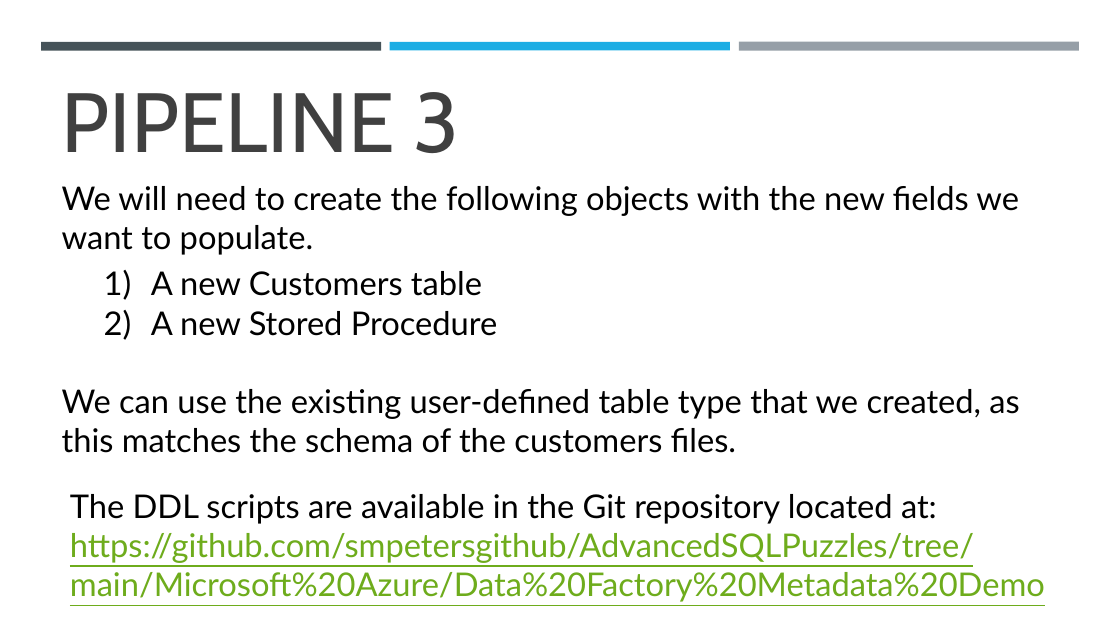
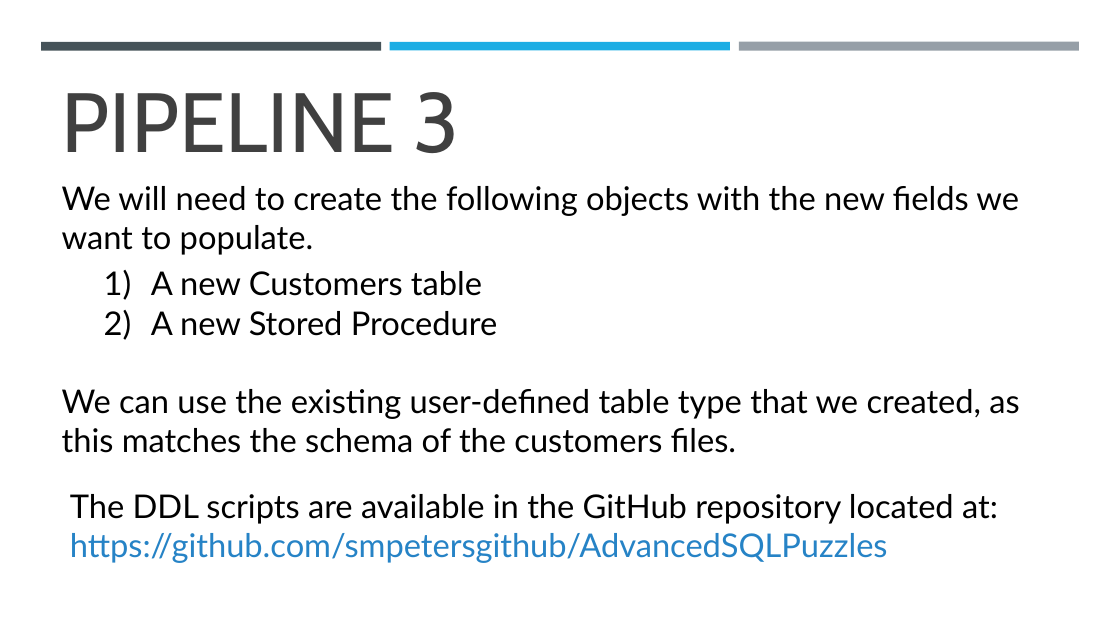
Before and after one commit to smpetersgithub/AdvancedSQLPuzzles, a slide deck: slide 39 of Database Tips and Tricks/Data Factory Metadata Demo/Data Factory Metadata Demo Powerpoint.pptx. Drawn at 1120x630 pixels with LibreOffice and Linux fonts; fonts in the diff are those of the drawing. Boxes give left, top, right and bottom in pixels: in the first picture for what was removed or moved away, otherwise in the second. Text is boxed around its words. In the diff, an @@ line names an element or a change of style, - is before the commit and + after.

```diff
--- a/Database Tips and Tricks/Data Factory Metadata Demo/Data Factory Metadata Demo Powerpoint.pptx
+++ b/Database Tips and Tricks/Data Factory Metadata Demo/Data Factory Metadata Demo Powerpoint.pptx
@@ text at <box>70,494,998,563</box>: text changed; text colour #6EAC1C to #000000 @@
-The DDL scripts are available in the Git repository located at:
-https://github.com/smpetersgithub/AdvancedSQLPuzzles/tree/main/Microsoft%20Azure/Data%20Factory%20Metadata%20Demo
+The DDL scripts are available in the GitHub repository located at:
+https://github.com/smpetersgithub/AdvancedSQLPuzzles
```
Also in this commit, not shown: 1 other slide changed, 1 other file.
